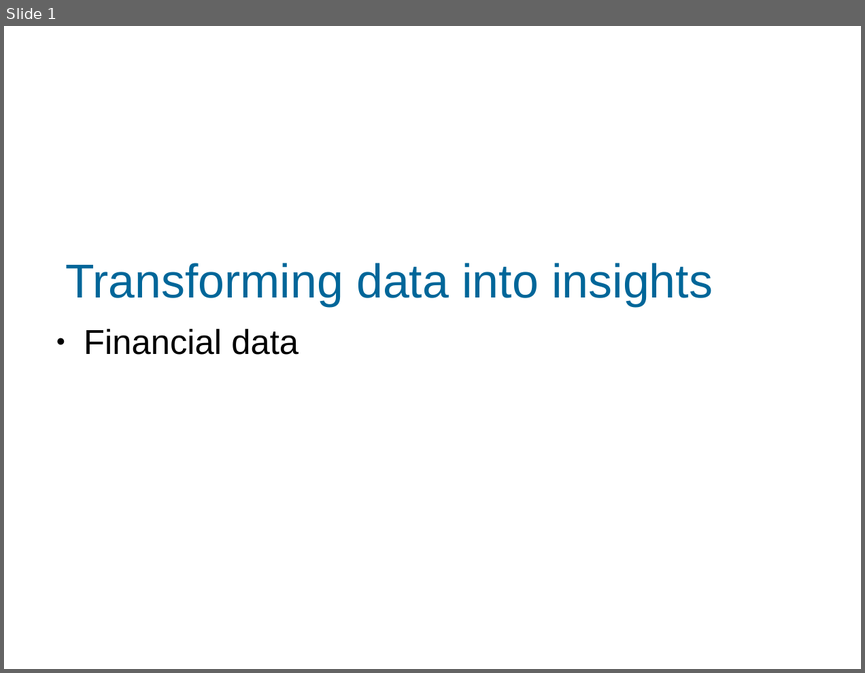
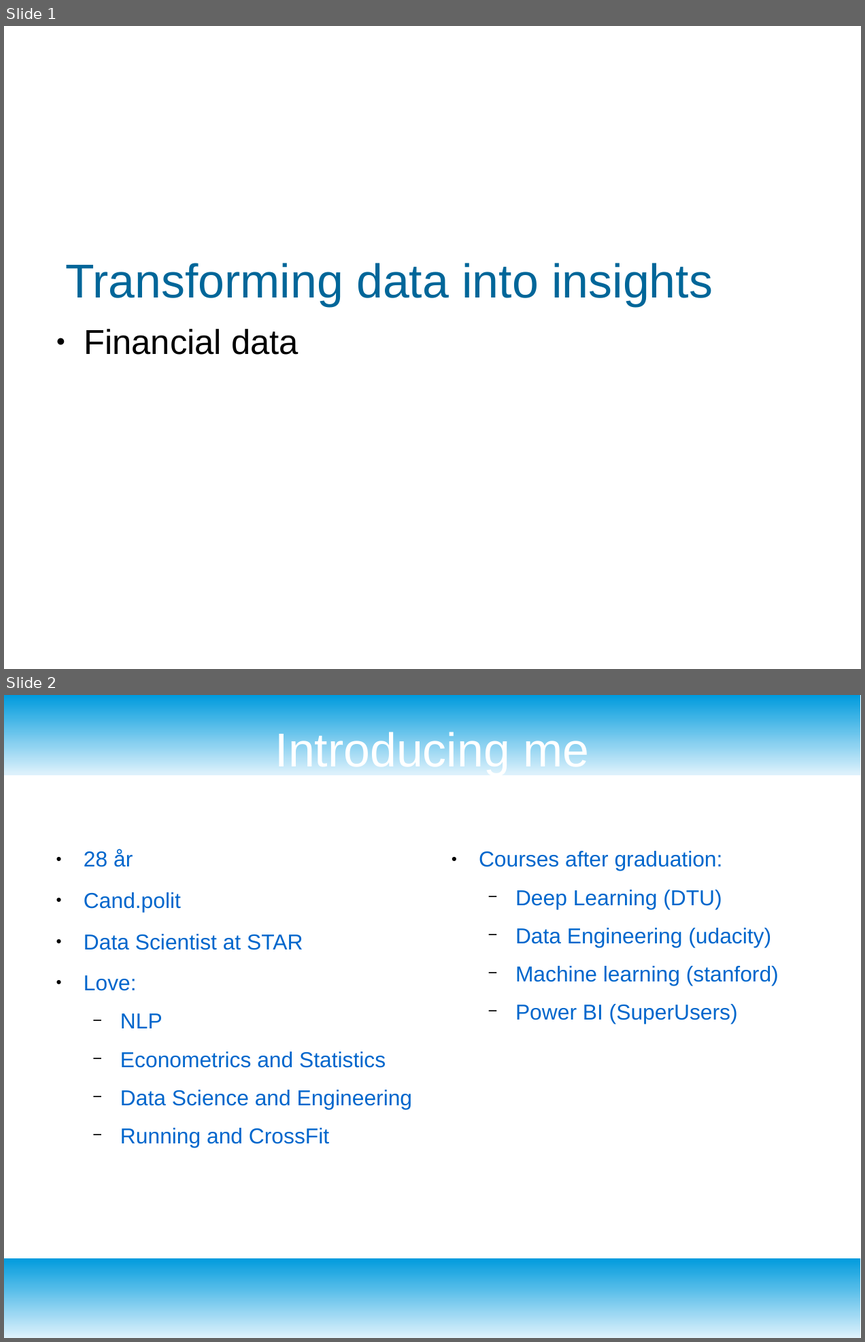
Before and after one commit to MartinBA741/finance_etl, a slide deck: presentation.odp. Shown one above the other, each under a label of ours: slide 1 before the commit, slides 1 and 2 after it. The pictures are 865x673 and 865x1342 pixels, drawn with LibreOffice and Linux fonts; fonts in the diff are those of the drawing; background and template pictures are left out. Boxes give left, top, right and bottom in pixels: in the first picture for what was removed or moved away, otherwise in the second. Text is boxed around its words. In the diff, an @@ line names an element or a change of style, - is before the commit and + after.

```diff
--- a/presentation.odp
+++ b/presentation.odp
@@ slide 2 added at (4,695,861,1338), background #FFFFFF @@
@@ rectangle added at (4,695,861,775), fill gradient #DFF2FC to #009BDD @@
@@ title added at (275,728,589,775), 44 pt, text #FFFFFF @@
+Introducing me
@@ text added at (84,849,413,1147), 20 pt, text #0066CC @@
+● 28 år
+● Cand.polit
+● Data Scientist at STAR
+● Love:
+  − NLP
+  − Econometrics and Statistics
+  − Data Science and Engineering
+  − Running and CrossFit
@@ text added at (515,889,779,1023), 20 pt, text #0066CC @@
+● Courses after graduation:
+  − Deep Learning (DTU)
+  − Data Engineering (udacity)
+  − Machine learning (stanford)
+  − Power BI (SuperUsers)
@@ rectangle added at (4,1258,861,1338), fill gradient #DFF2FC to #009BDD @@
```
Also in this commit, not shown: 4 slides changed, 2 slides removed.
